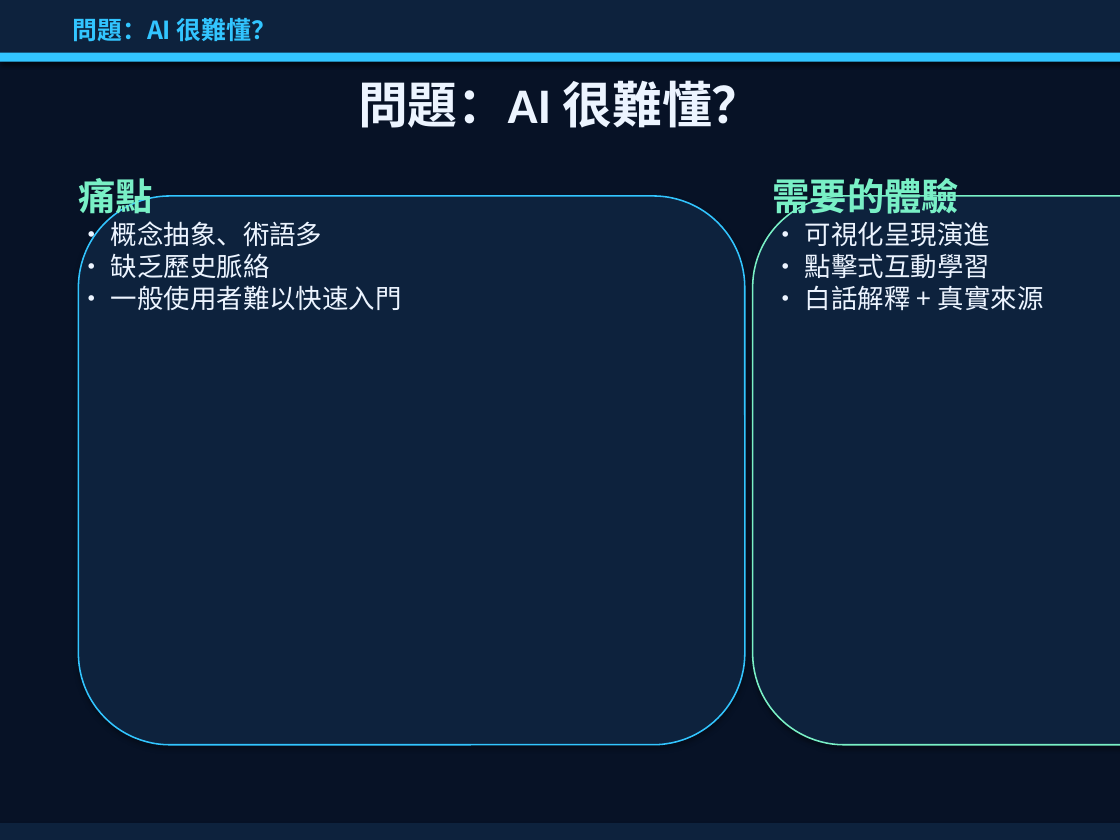
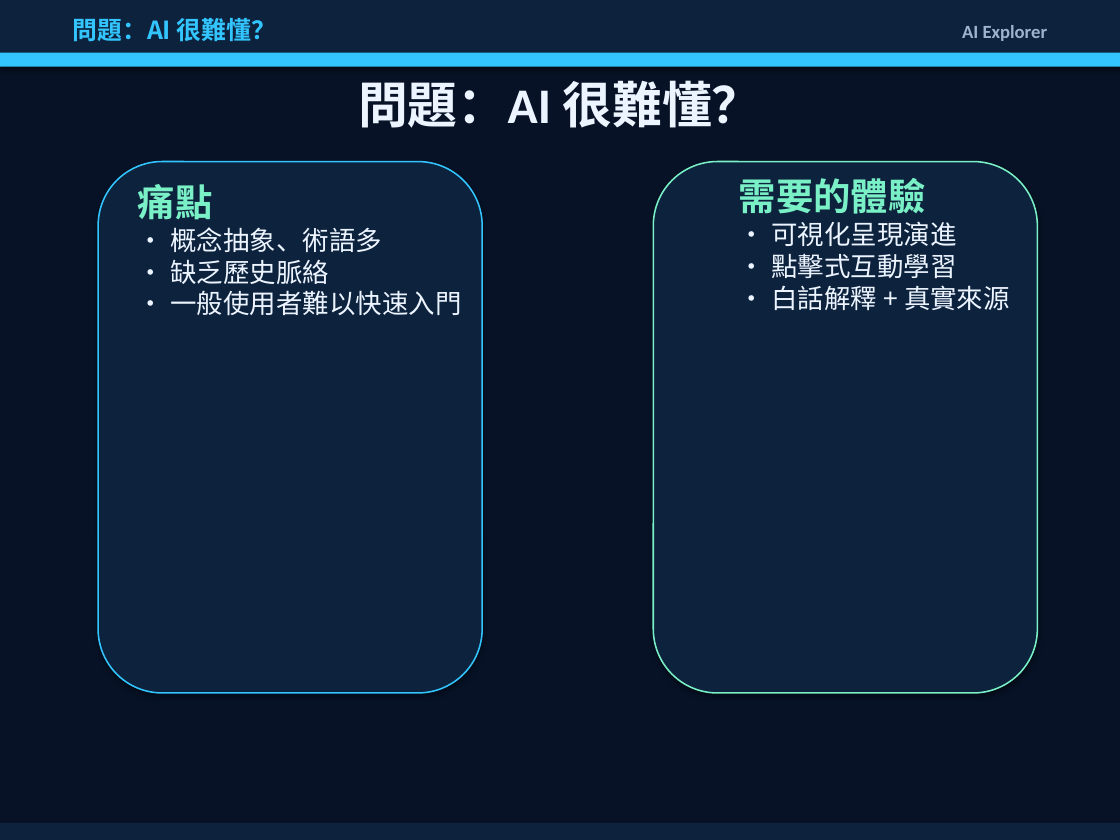
Before and after one commit to Rwei0921/aiclass, a slide deck: slide 3 of ppt/midterm_report.pptx. Drawn at 1120x840 pixels with LibreOffice and Linux fonts; fonts in the diff are those of the drawing. Boxes give left, top, right and bottom in pixels: in the first picture for what was removed or moved away, otherwise in the second. Text is boxed around its words. In the diff, an @@ line names an element or a change of style, - is before the commit and + after.

```diff
--- a/ppt/midterm_report.pptx
+++ b/ppt/midterm_report.pptx
@@ text added at [962, 25, 1048, 41], 12 pt, text #9DB3CF, bold @@
+AI Explorer
@@ rectangle: place and size @@
-rectangle at [0, 53, 1120, 62]
+rectangle at [0, 53, 1120, 66]
@@ rounded rectangle: place and size @@
-rounded rectangle at [78, 196, 745, 745]
+rounded rectangle at [99, 161, 483, 692]
@@ text "痛點": place and size @@
-text "痛點" at [78, 178, 402, 311]
+text "痛點" at [138, 184, 461, 316]
@@ rounded rectangle: place and size @@
-rounded rectangle at [753, 196, 1120, 745]
+rounded rectangle at [653, 161, 1037, 692]
@@ text "需要的體驗": place and size @@
-text "需要的體驗" at [773, 178, 1044, 311]
+text "需要的體驗" at [739, 178, 1010, 311]
```
Also in this commit, not shown: 13 other slides changed, 2 slides removed, 1 other file.
